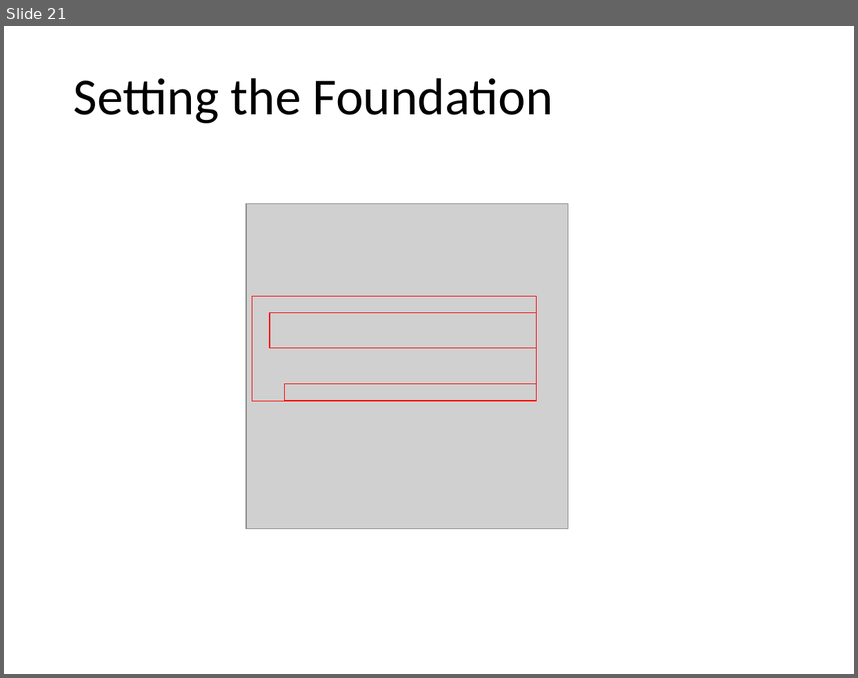
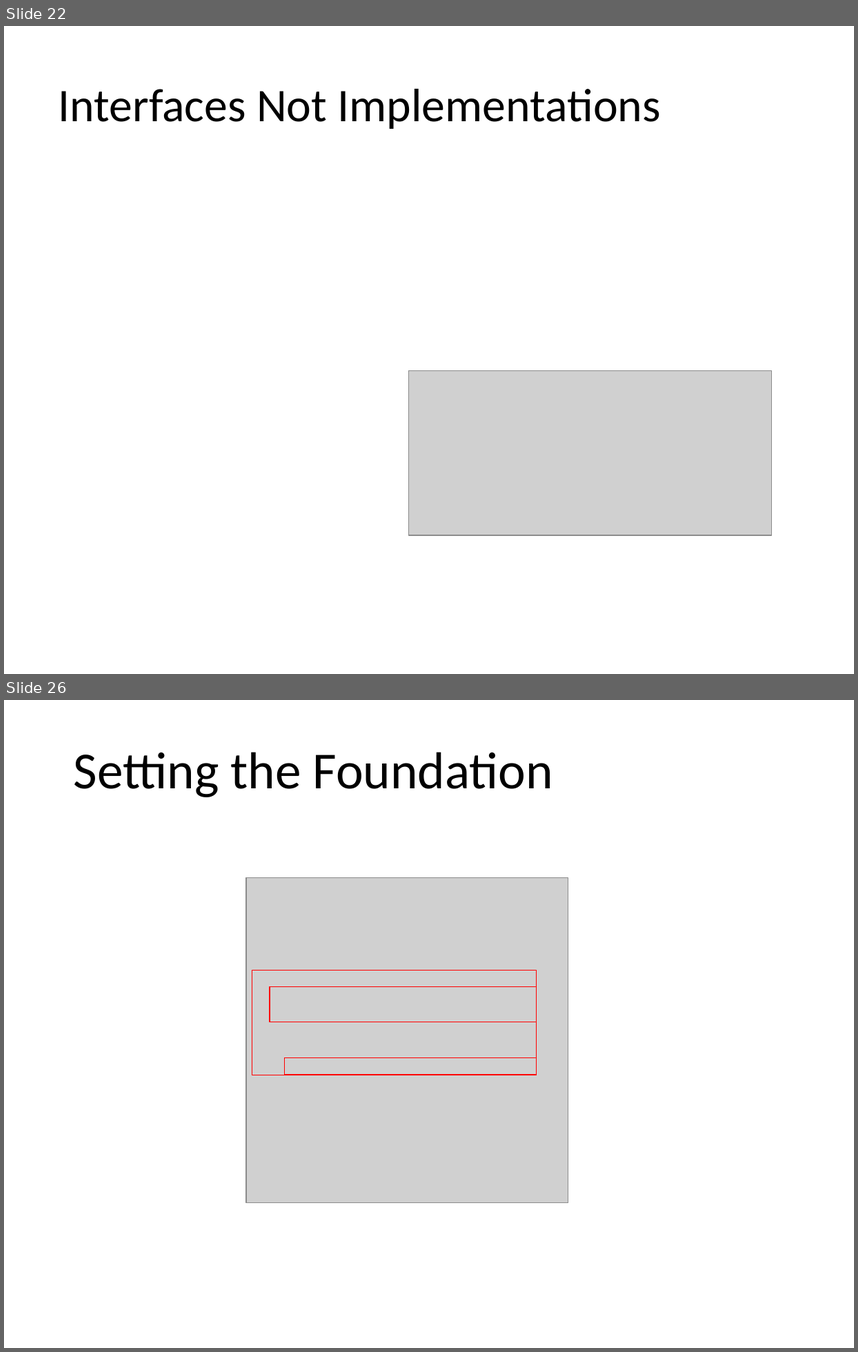
Before and after one commit to kburnell/TestDriving.NET, a slide deck: TestDrivingDotNet.pptx. Shown one above the other, each under a label of ours: slide 21 before the commit, slides 22 and 26 after it; the slides between them are not shown. The pictures are 858x678 and 858x1352 pixels, drawn with LibreOffice and Linux fonts; fonts in the diff are those of the drawing; grey boxes stand for pictures; background and template pictures are left out. Boxes give left, top, right and bottom in pixels: in the first picture for what was removed or moved away, otherwise in the second. Text is boxed around its words. In the diff, an @@ line names an element or a change of style, - is before the commit and + after.

```diff
--- a/TestDrivingDotNet.pptx
+++ b/TestDrivingDotNet.pptx
@@ slide 22 added at <box>4,26,854,674</box>, background #FFFFFF @@
@@ title added at <box>59,89,661,129</box>, 41.6 pt, text #000000 @@
+Interfaces Not Implementations
@@ picture added at <box>409,371,772,535</box> @@
@@ what was slide 21 is now slide 26 @@
```
Also in this commit, not shown: 17 slides changed, 5 other slides added, 1 slide removed, 1 other file.
